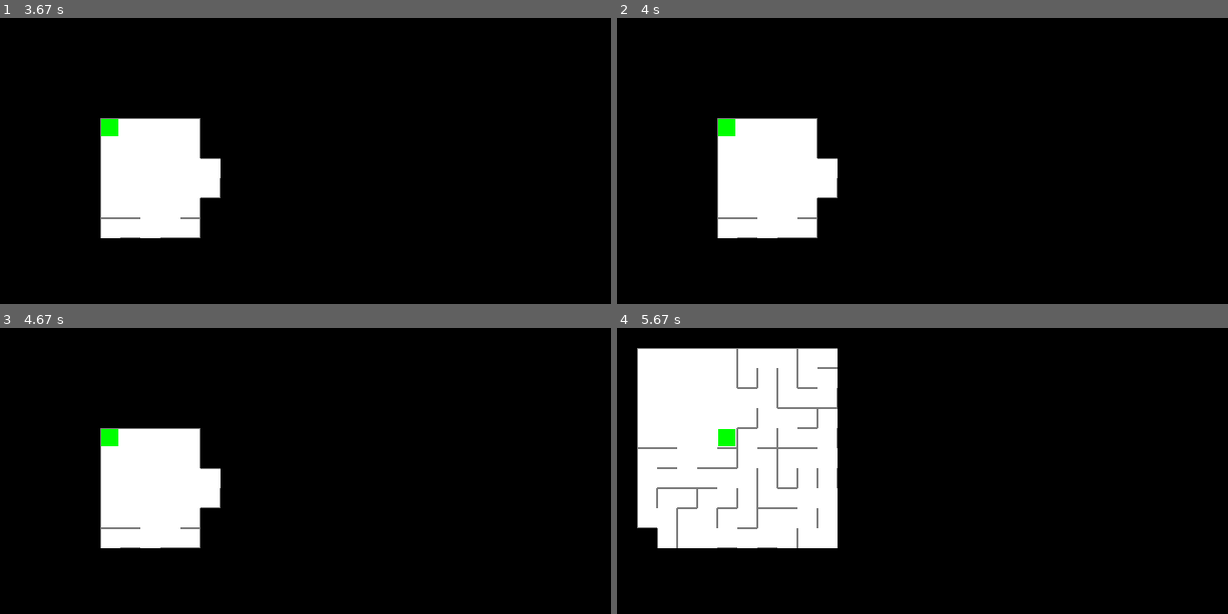
Above: before the commit, frames 1-4 (two rows, left to right).
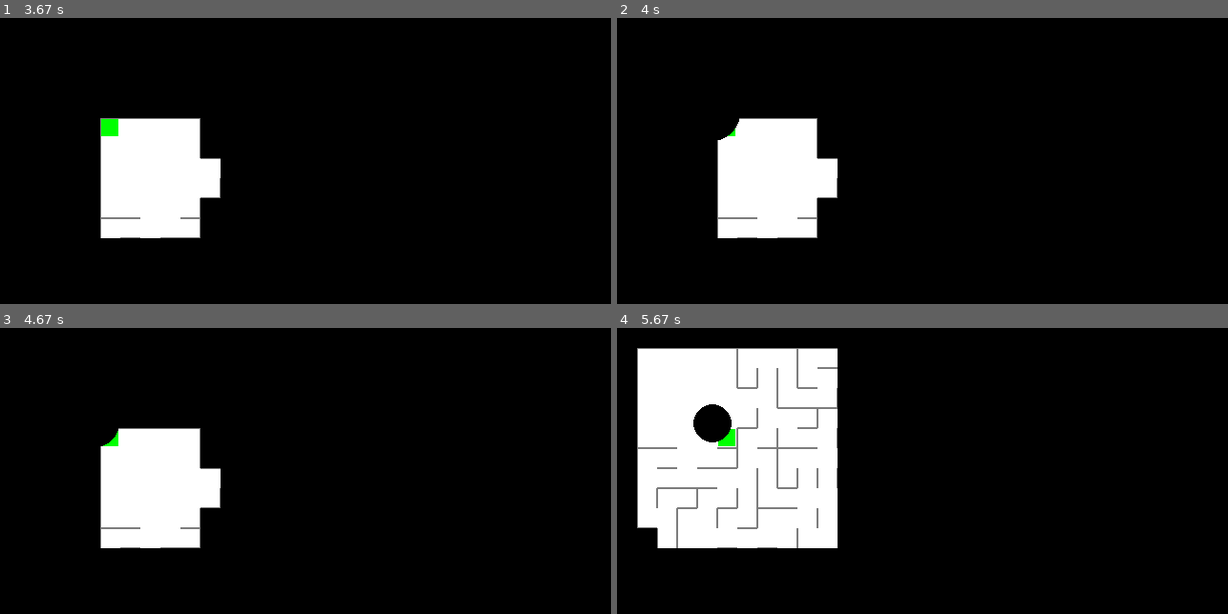
Above: after the commit, the same moments.

Repository: MartinRB45534/Escape
Game: pygame game, started from testsouris.py
Two runs of this game, one before a commit and one after it. Both use one fixed random seed, a clock stepped at 60 frames per second and the inputs below.
Inputs (mouse positions are in pixels of both pictures, inside the frame that each line leads up to):
- Up to frame 1 (3.67 s): click (287, 52) at 3.53 s
- Up to frame 2 (4 s): tap Space at 3.8 s
- Up to frame 3 (4.67 s): hold Up 4.13-4.6 s; hold Right from 4.63 s (still down)
- Up to frame 4 (5.67 s): release Right at 5.27 s; hold Down from 5.3 s (still down)

Frame 1 is identical in both runs. In frame 2, 0.2% of the frame differs, in the area x 16-20%, y 35-43%; in frame 3, 0.1%; in frame 4, 0.6%, in the area x 12-19%, y 26-40%.

Commit message:
Ajout de la structure pour les animations + ajout prototipe attaque

Diff:
--- /dev/null
+++ b/Animation.py
@@ -0,0 +1,43 @@
+import pygame
+from Evenement import *
+
+class Animation(Evenement):
+    def __init__(self,temps_restant,position,radius,surface):
+        self.temps_restant=temps_restant
+        self.temps_initial=temps_restant
+        self.position=position
+        #radius est en pixels
+        self.radius_max=radius
+        self.surface=surface
+    def action(self):
+        """
+        Fonction qui exécute l'animation
+        Entrées:
+            La surface sur laquelle on dessine
+        Sorties:
+            Rien
+        """
+        print("a surdéfinir")
+    def execute(self):
+        """
+        Fonction qui exécute un tic de l'animation(1 frame = 1 tic)
+        Entrées:
+            La surface sur laquelle on dessine
+        Sorties:
+            un booléen indiquant si l'événement est fini
+        """
+        self.temps_restant-=1
+        #on exécute l'événement
+        self.action()
+        return (self.temps_restant<=0)
+
+class Attaque(Animation):
+    def action(self):
+        """
+        Fonction qui exécute l'animation d'attaque
+        Entrées:
+            La surface sur laquelle on dessine
+        Sorties:
+            Rien
+        """
+        pygame.draw.circle(self.surface,(0,0,0),self.position,int(self.radius_max*(self.temps_restant/self.temps_initial)))
--- /dev/null
+++ b/Evenement.py
@@ -0,0 +1,25 @@
+class Evenement:
+    def __init__(self,temps_restant):
+        self.temps_restant=temps_restant
+
+    def action(self):
+        """
+        Fonction qui exécute l'action de l'événement
+        Entrées:
+            Rien
+        Sorties:
+            Rien
+        """
+        print("a surdéfinir")
+    def execute(self):
+        """
+        Fonction qui exécute un tic de l'événement(1 frame = 1 tic)
+        Entrées:
+            Rien
+        Sorties:
+            un booléen indiquant si l'événement est fini
+        """
+        self.temps_restant-=1
+        #on exécute l'événement
+        self.action()
+        return (self.temps_restant<=0)
--- a/Niveau.py
+++ b/Niveau.py
@@ -10,6 +10,8 @@
 from Planning import *
 from Collisions import *
 from Meute import *
+from Evenement import *
+from Animation import *
 
 class Niveau:
     def __init__(self,difficulté,mode_affichage):
@@ -99,6 +101,9 @@
         #objet qui traite les collisions
         self.collision=Collision()
 
+        #événements
+        self.evenements=[]
+
         #texte de fin
         font = pygame.font.SysFont(None, 72)
         self.textWin = font.render("Vous avez gagné!! \(^o^)/", True, (128, 0, 0))
@@ -155,8 +160,9 @@
                 compteur_m-=1
 
             #si on détecte un mouvement on redessine l'écran
-            if move_j or move_m:
-                self.redraw()
+            #if move_j or move_m:
+            self.redraw()
+            self.traitement_evenements()
 
             if self.lab.as_gagner(self.joueur.getPosition()):
                 self.ecran_fin_niveau(self.textWin)
@@ -166,6 +172,18 @@
                 run=False
             pygame.display.update()
         pygame.quit()
+
+    def traitement_evenements(self):
+        """
+        Fonction qui traite les événements
+        """
+        events_tmps=[self.evenements[i] for i in range(0,len(self.evenements))]
+        nbSup=0
+
+        for i in range(0,len(events_tmps)):
+            if events_tmps[i].execute():
+                self.evenements.pop(i-nbSup)
+                nbSup+=1
 
 
     def action_joueur(self):
@@ -186,6 +204,7 @@
             self.joueur.va_vers_la_gauche()
         elif keys[pygame.K_SPACE]:
             self.joueur.attaque()
+            self.evenements.append(Attaque(360,[100,100],30,self.screen))
 
     def actions_meutes(self):
         """
